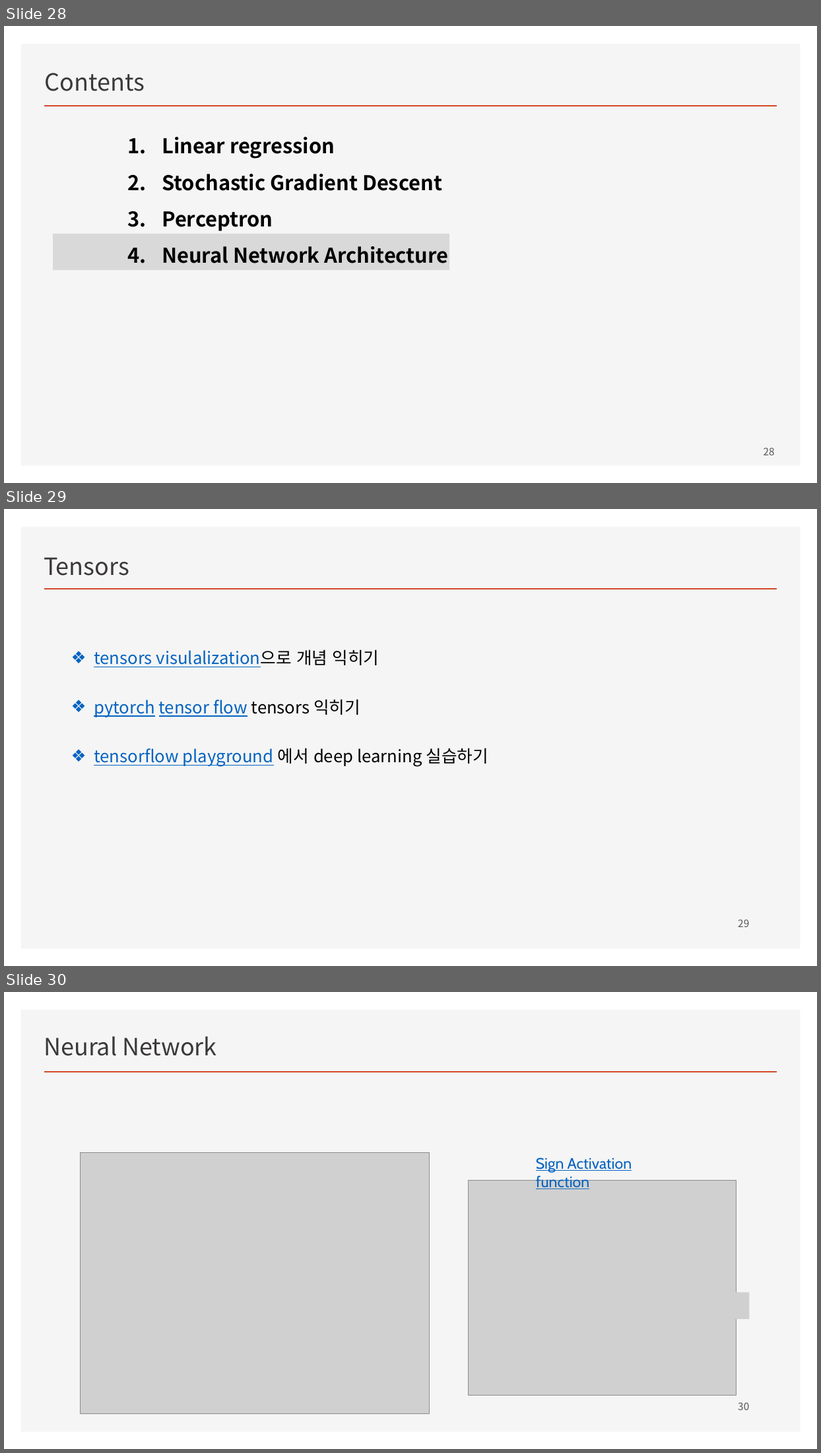
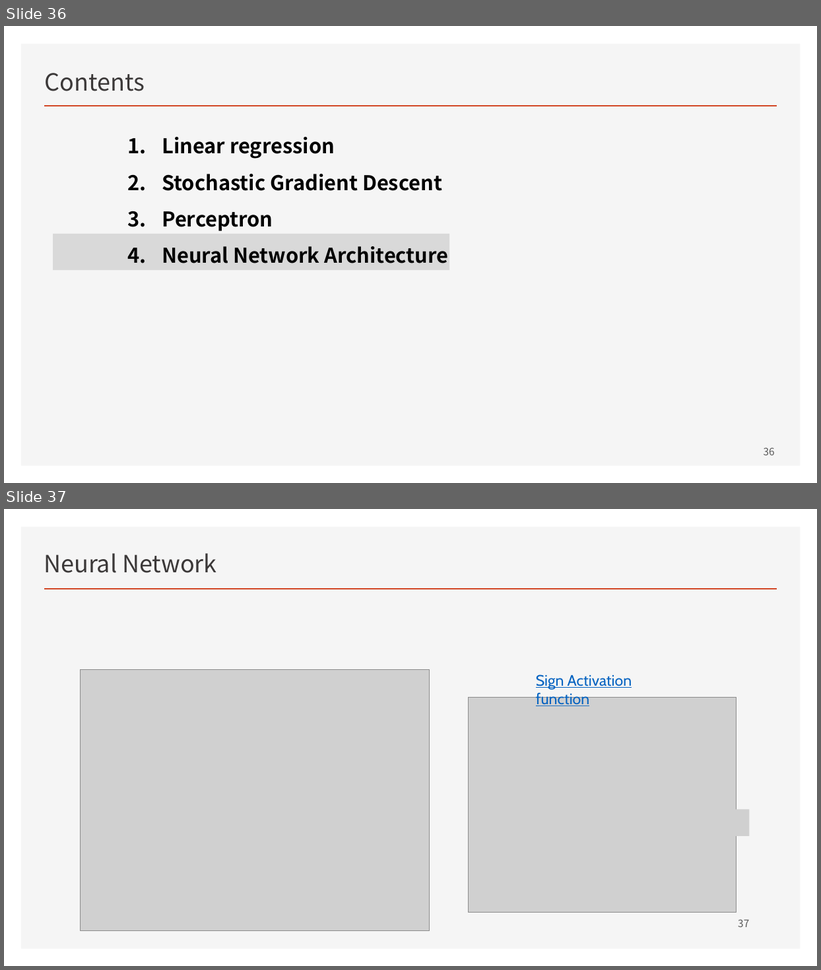
Before and after one commit to ancestor9/mathematics-for-machine-learning, a slide deck: Linear_Algebra/w4_Perceptron_Regression.pptx. Shown one above the other, each under a label of ours: slides 28, 29 and 30 before the commit, slides 36 and 37 after it. The pictures are 821x1453 and 821x970 pixels, drawn with LibreOffice and Linux fonts; fonts in the diff are those of the drawing; grey boxes stand for pictures; background and template pictures are left out. Boxes give left, top, right and bottom in pixels: in the first picture for what was removed or moved away, otherwise in the second. Text is boxed around its words. In the diff, an @@ line names an element or a change of style, - is before the commit and + after.

```diff
--- a/Linear_Algebra/w4_Perceptron_Regression.pptx
+++ b/Linear_Algebra/w4_Perceptron_Regression.pptx
@@ slide 29 removed at [4, 509, 817, 966], background #FFFFFF; not listed: 2 template elements that a slide beside it also shows @@
@@ text removed at [44, 557, 129, 576] @@
-Tensors
@@ text removed at [94, 650, 489, 767] @@
-❖ tensors visulalization으로 개념 익히기
-❖ pytorch tensor flow tensors 익히기
-❖ tensorflow playground 에서 deep learning 실습하기
@@ page number removed at [738, 920, 749, 927] @@
-29
@@ what was slide 28 is now slide 36 @@
@@ page number at [764, 448, 775, 456]: text changed @@
-28
+36
@@ what was slide 30 is now slide 37 @@
@@ page number at [738, 920, 749, 927]: text changed @@
-30
+37
```
Also in this commit, not shown: 5 slides changed, 11 slides added, 2 other slides removed.
